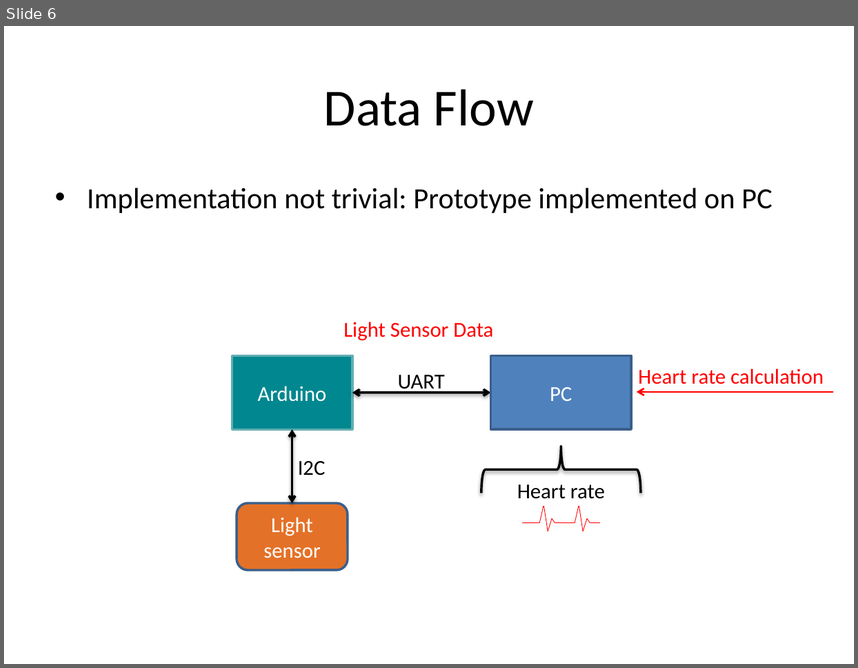
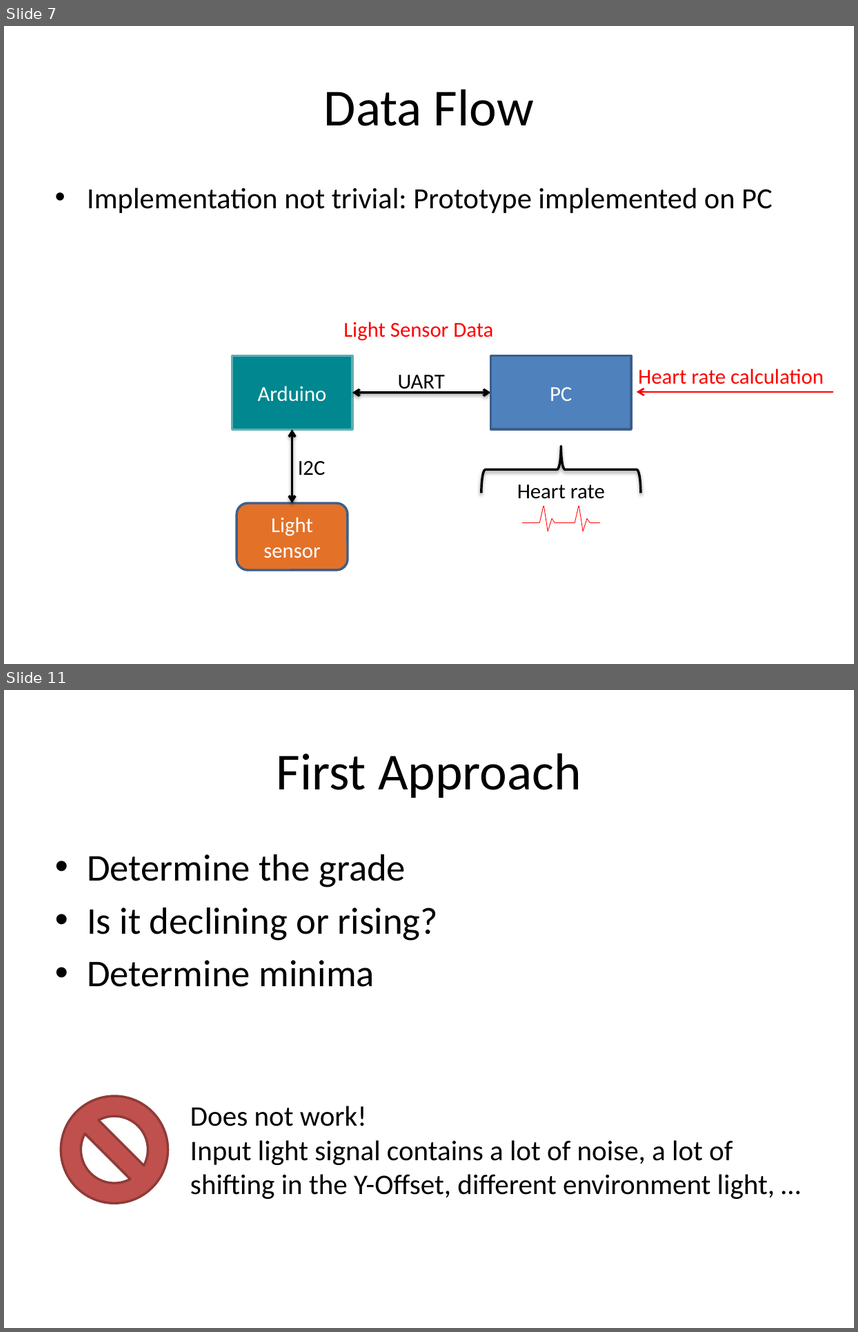
Before and after one commit to UbiquitousComputingSS14/Documentation, a slide deck: res/HeartRateMonitor.pptx. Shown one above the other, each under a label of ours: slide 6 before the commit, slides 7 and 11 after it; the slides between them are not shown. The pictures are 858x668 and 858x1332 pixels, drawn with LibreOffice and Linux fonts; fonts in the diff are those of the drawing. Boxes give left, top, right and bottom in pixels: in the first picture for what was removed or moved away, otherwise in the second. Text is boxed around its words. In the diff, an @@ line names an element or a change of style, - is before the commit and + after.

```diff
--- a/res/HeartRateMonitor.pptx
+++ b/res/HeartRateMonitor.pptx
@@ slide 11 added at (x1=4, y1=690, x2=854, y2=1328), background #FFFFFF @@
@@ title added at (x1=277, y1=753, x2=582, y2=798), 44 pt, text #000000 @@
+First Approach
@@ text added at (x1=87, y1=854, x2=438, y2=987), 32 pt, text #000000 @@
+• Determine the grade
+• Is it declining or rising?
+• Determine minima
@@ no-entry sign added at (x1=61, y1=1096, x2=168, y2=1203), fill #C0504D, outline #8E3B39 2 pt @@
@@ text added at (x1=190, y1=1105, x2=775, y2=1199), 24 pt, text #000000 @@
+Does not work!
+Input light signal contains a lot of noise, a lot of shifting in the Y-Offset, different environment light, …
@@ what was slide 6 is now slide 7 @@
```
Also in this commit, not shown: 13 slides changed, 10 other slides added, 4 slides removed, 1 other file.
